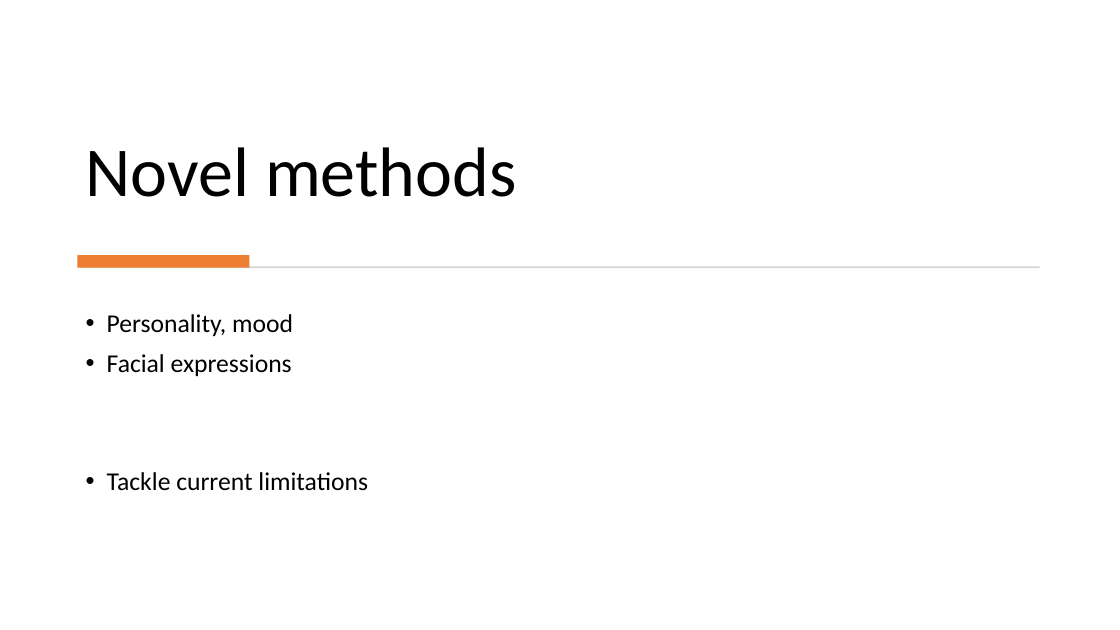
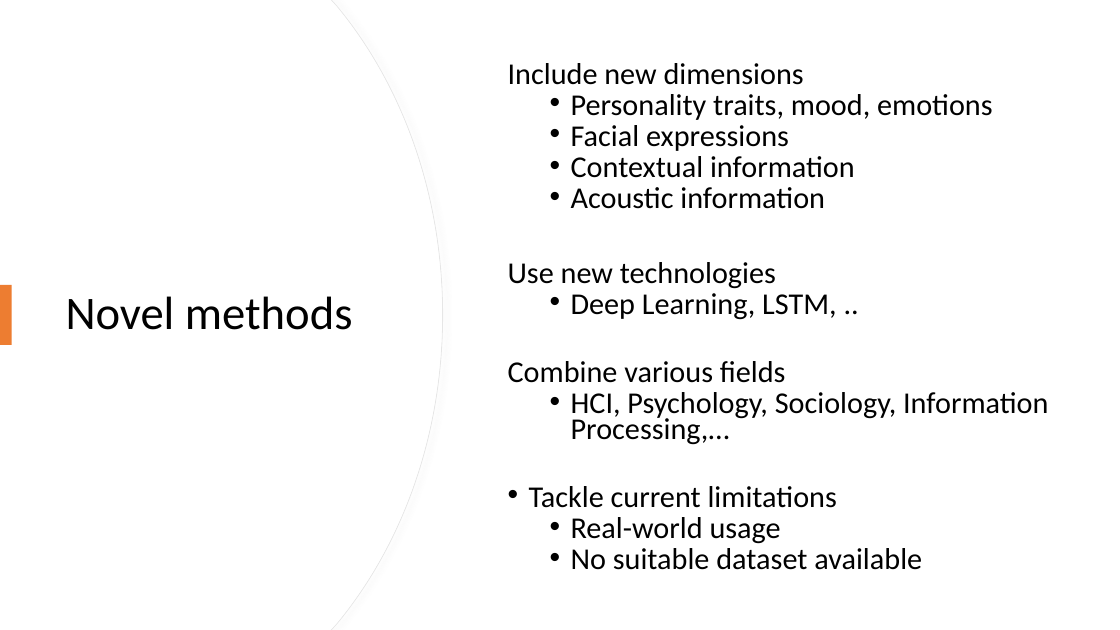
Before and after one commit to stenglx/seminar_ai, a slide deck: slide 7 of State-Of-The-Art Music Recommendation.pptx. Drawn at 1120x630 pixels with LibreOffice and Linux fonts; fonts in the diff are those of the drawing. Boxes give left, top, right and bottom in pixels: in the first picture for what was removed or moved away, otherwise in the second. Text is boxed around its words. In the diff, an @@ line names an element or a change of style, - is before the commit and + after.

```diff
--- a/State-Of-The-Art Music Recommendation.pptx
+++ b/State-Of-The-Art Music Recommendation.pptx
@@ freeform shape added at (x1=0, y1=0, x2=443, y2=630), fill #FFFFFF, outline #E6E6E6 0.75 pt @@
@@ freeform shape added at (x1=0, y1=0, x2=442, y2=630), fill #FFFFFF @@
@@ text "Include new dimensions" moved from (x1=107, y1=314, x2=368, y2=491) to (x1=508, y1=94, x2=1048, y2=570) @@
@@ text "Include new dimensions" at (x1=508, y1=94, x2=1048, y2=570): vertical alignment top to middle @@
@@ title "Novel methods" moved from (x1=86, y1=147, x2=516, y2=197) to (x1=66, y1=296, x2=353, y2=330) @@
@@ title "Novel methods" at (x1=66, y1=296, x2=353, y2=330): size 60 to 40 pt; vertical alignment bottom to middle @@
@@ text at (x1=571, y1=94, x2=993, y2=120): text changed; size 22 to 25.9 pt @@
-• Personality, mood
+Include new dimensions
+  • Personality traits, mood, emotions
@@ text at (x1=529, y1=125, x2=837, y2=508): size 22 to 25.9 pt in "Facial expressions", "Tackle current limitations"; list level 1 to 2 in "Facial expressions"; line spacing 0.9 to 0.7 @@
@@ text at (x1=508, y1=156, x2=1048, y2=445): paragraphs added @@
+  • Contextual information
+  • Acoustic information
+Use new technologies
+  • Deep Learning, LSTM, ..
+Combine various fields
+  • HCI, Psychology, Sociology, Information Processing,…
@@ rectangle removed at (x1=77, y1=255, x2=250, y2=268) @@
@@ rectangle removed at (x1=80, y1=266, x2=1040, y2=268) @@
@@ rectangle added at (x1=0, y1=285, x2=12, y2=345), fill #ED7D31 @@
@@ text at (x1=571, y1=517, x2=922, y2=570): paragraphs added @@
+  • Real-world usage
+  • No suitable dataset available
```
Also in this commit, not shown: 3 other slides changed, 1 slide added.
